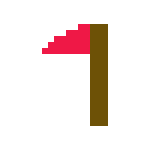
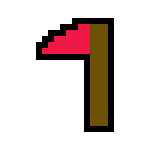
Before/after of a (144, 144) layered artwork. What changed in the layer stack:
painted on "Background" over bbox(36, 18, 114, 132)
